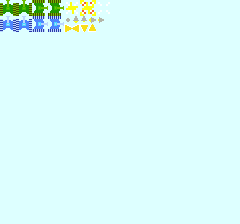
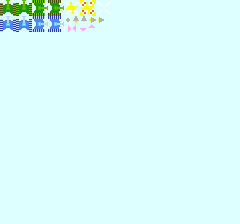
The second 240×224 image is a revision of the first. Changes to its layers:
added layer "Pasted Layer" above "Background" over bbox(87, 24, 95, 32)
painted on "Background" over bbox(64, 24, 96, 32)
